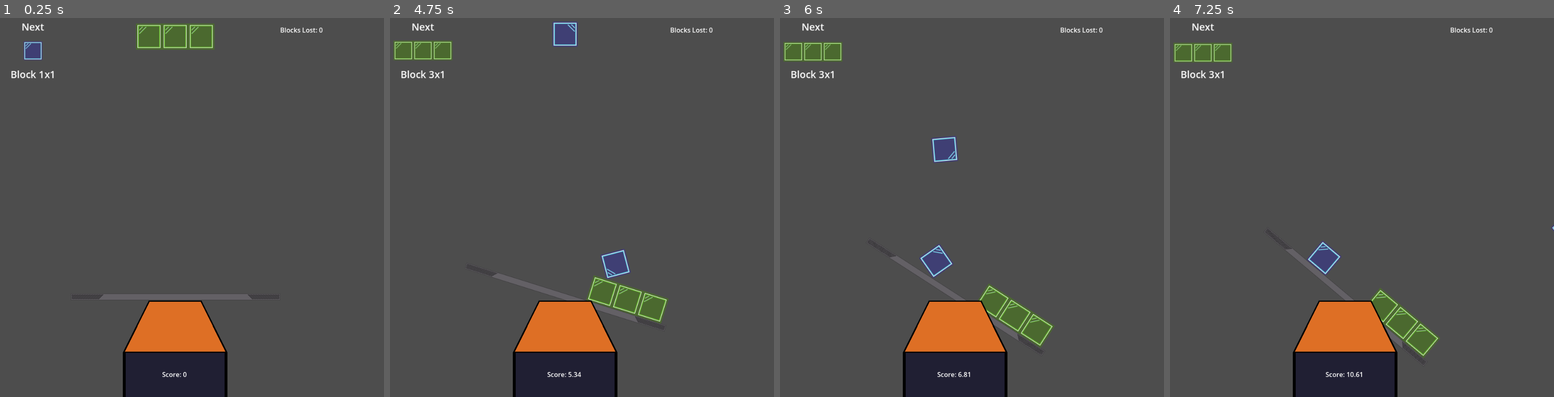
Above: before the commit, frames 1-4 (left to right).
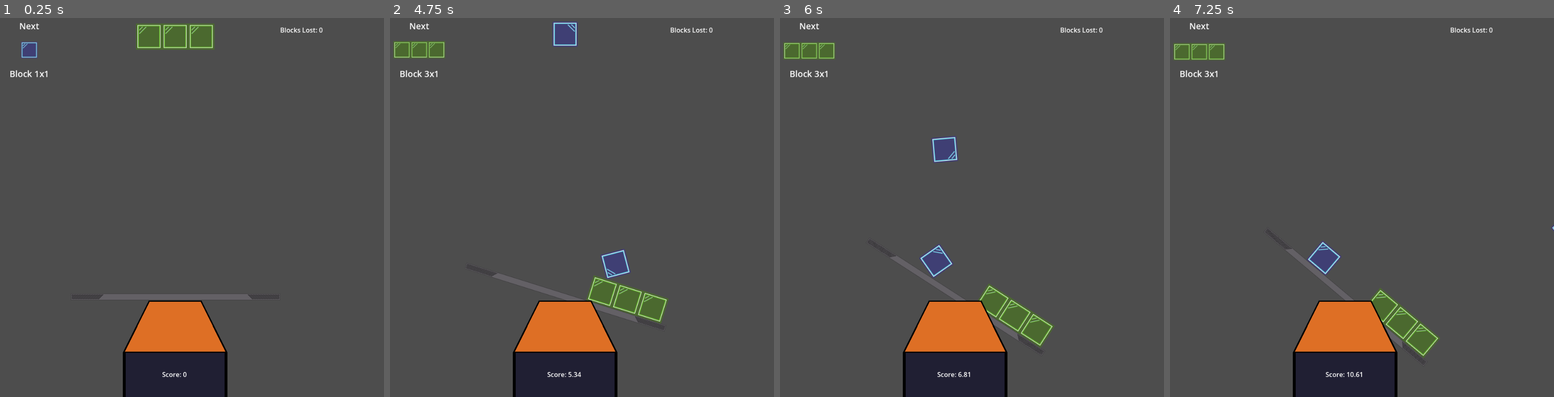
Above: after the commit, the same moments.

Repository: Simon-Melcher/TetriScales
Game: Godot game, scene res://Scenes/Main-Game.tscn
Same seed, same stepped clock (60 frames per second), same inputs: the game is played once before the commit and once after it.
Inputs:
- Up to frame 1 (0.25 s): no input
- Up to frame 2 (4.75 s): hold Right (move_right) 0.53-1.28 s; hold Up (rotate_block) 0.53-1.28 s; hold Down (move_down) 1.28-2.03 s; tap Up (rotate_block) at 1.35, 2.85, 4.35 s; hold Up (rotate_block) 2.03-2.78 s; hold Right (move_right) 2.03-3.53 s; hold Up (rotate_block) 3.53-4.28 s; hold Left (move_left) from 3.53 s (still down)
- Up to frame 3 (6 s): release Left (move_left) at 5.03 s; hold Down (move_down) 5.03-5.78 s; hold Up (rotate_block) 5.03-5.78 s; hold Right (move_right) from 5.78 s (still down); tap Up (rotate_block) at 5.85 s
- Up to frame 4 (7.25 s): keep holding Right (move_right); hold Up (rotate_block) from 6.53 s (still down)

The runs differ from the first frame. In frame 1, 0.4% of the frame differs, in the area x 2-15%, y 1-16%; in frame 2, 0.6%, in the area x 0-17%, y 1-16%; in frame 3, 0.6%; in frame 4, 0.6%.

Commit message:
smaller preview window

Diff:
--- a/Scenes/Main-Game.tscn
+++ b/Scenes/Main-Game.tscn
@@ -94,5 +94,5 @@
 offset_left = -423.0
 offset_top = -335.0
 offset_right = -223.0
-offset_bottom = -135.0
-scale = Vector2(0.75, 0.75)
+offset_bottom = -113.0
+scale = Vector2(0.66, 0.66)
--- a/Scenes/preview_sub_viewport_container.tscn
+++ b/Scenes/preview_sub_viewport_container.tscn
@@ -12,7 +12,7 @@
 
 [node name="SubViewport" type="SubViewport" parent="."]
 handle_input_locally = false
-size = Vector2i(200, 200)
+size = Vector2i(200, 222)
 render_target_update_mode = 4
 
 [node name="CanvasLayer" type="CanvasLayer" parent="SubViewport"]
